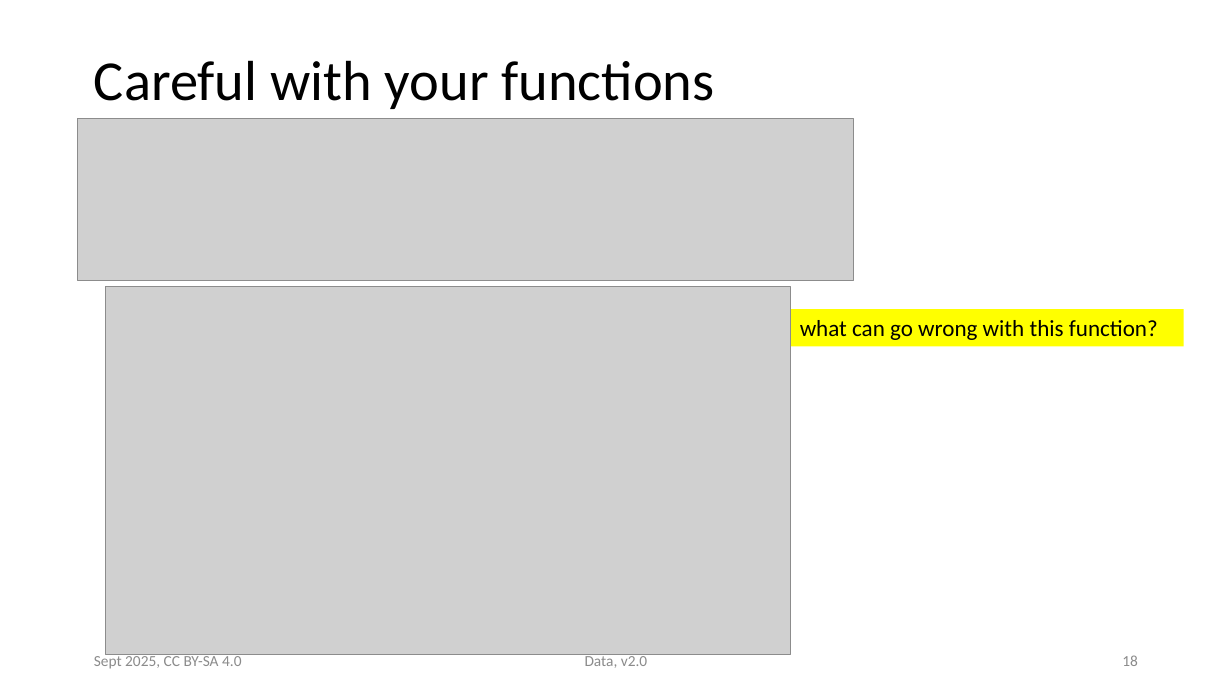
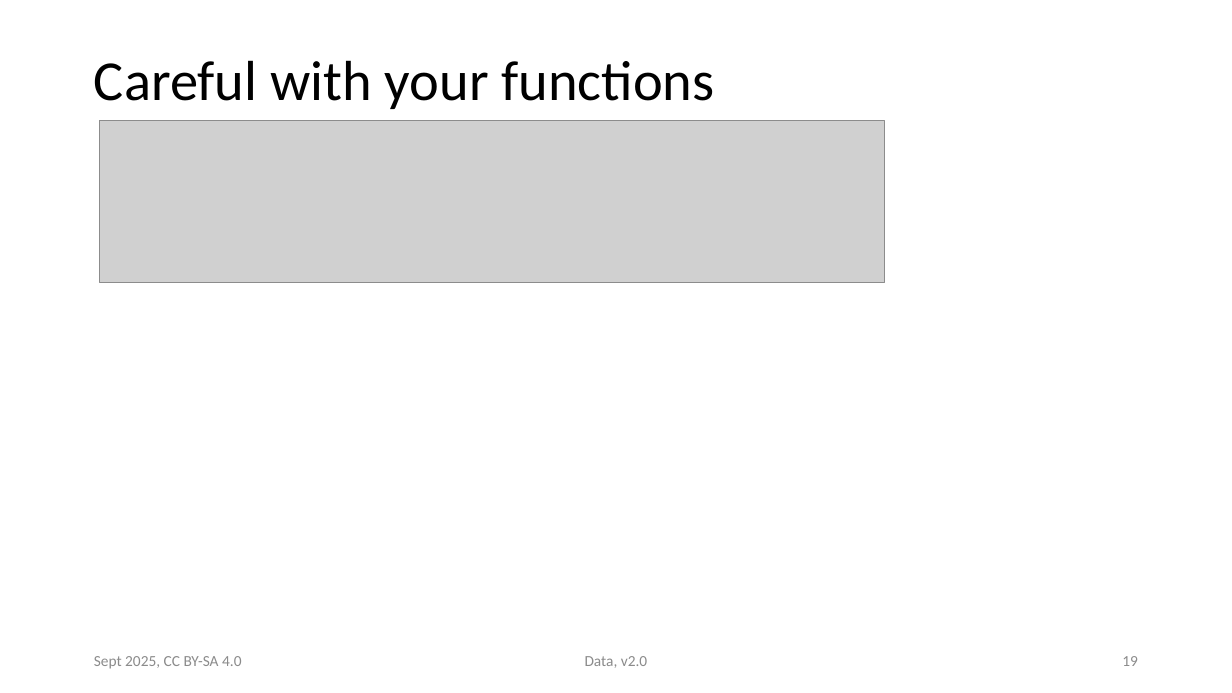
Before and after one commit to victoris93/data_class, a slide deck: slide 19 of numpy.pptx (slide 18 before the commit). Drawn at 1232x693 pixels with LibreOffice and Linux fonts; fonts in the diff are those of the drawing; grey boxes stand for pictures. Boxes give left, top, right and bottom in pixels: in the first picture for what was removed or moved away, otherwise in the second. Text is boxed around its words. In the diff, an @@ line names an element or a change of style, - is before the commit and + after.

```diff
--- a/numpy.pptx
+++ b/numpy.pptx
@@ picture resized from (x1=78, y1=118, x2=853, y2=281) to (x1=100, y1=121, x2=885, y2=282) @@
@@ picture removed at (x1=106, y1=287, x2=791, y2=654) @@
@@ rectangle removed at (x1=791, y1=310, x2=1184, y2=347) @@
-what can go wrong with this function?
@@ page number at (x1=1122, y1=656, x2=1138, y2=666): text changed @@
-18
+19
```
Also in this commit, not shown: 6 other slides changed, 2 slides added, 2 other files.
